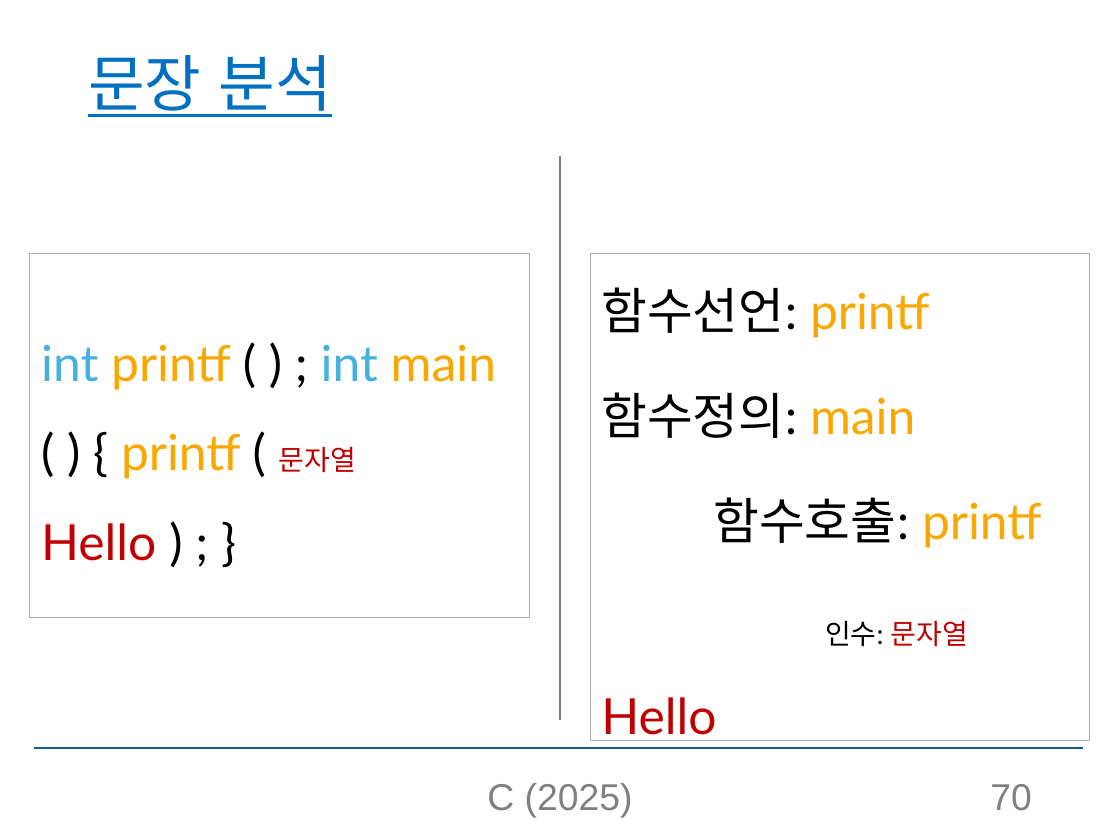
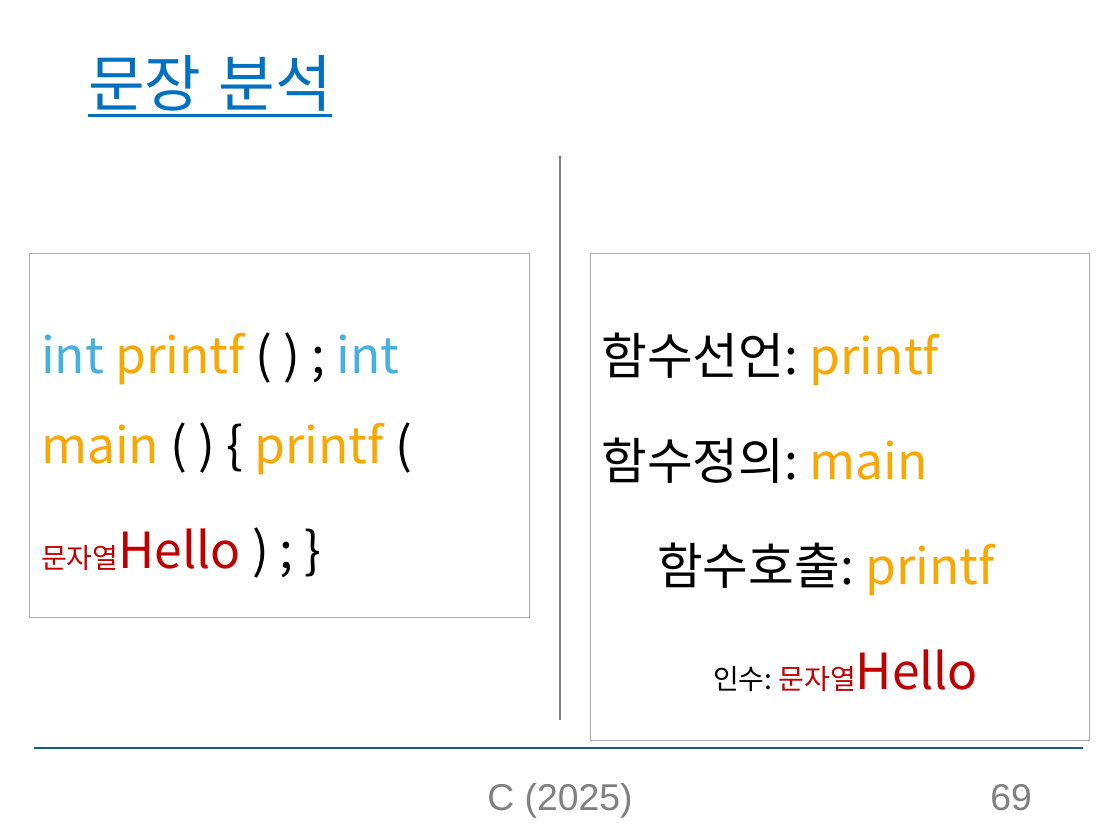
Before and after one commit to sunny1013/Computer-Programming-and-Practice-2025-1, a slide deck: slide 69 of C소개_실습제외.pptx (slide 70 before the commit). Drawn at 1120x840 pixels with LibreOffice and Linux fonts; fonts in the diff are those of the drawing. Boxes give left, top, right and bottom in pixels: in the first picture for what was removed or moved away, otherwise in the second. Text is boxed around its words. In the diff, an @@ line names an element or a change of style, - is before the commit and + after.

```diff
--- a/C소개_실습제외.pptx
+++ b/C소개_실습제외.pptx
@@ rectangle "함수선언: printf" at (x1=590, y1=254, x2=1090, y2=740): font Lato to Noto Sans CJK KR @@
@@ text in rectangle at (x1=41, y1=332, x2=400, y2=571): text changed; font Lato to Noto Sans CJK KR @@
-int printf ( ) ; int main ( ) { printf ( 문자열Hello ) ; }
+int printf ( ) ; int main ( ) { printf (
+문자열Hello ) ; }
@@ page number at (x1=990, y1=784, x2=1031, y2=811): text changed @@
-70
+69
```
Also in this commit, not shown: 104 other slides changed, 1 slide removed.
